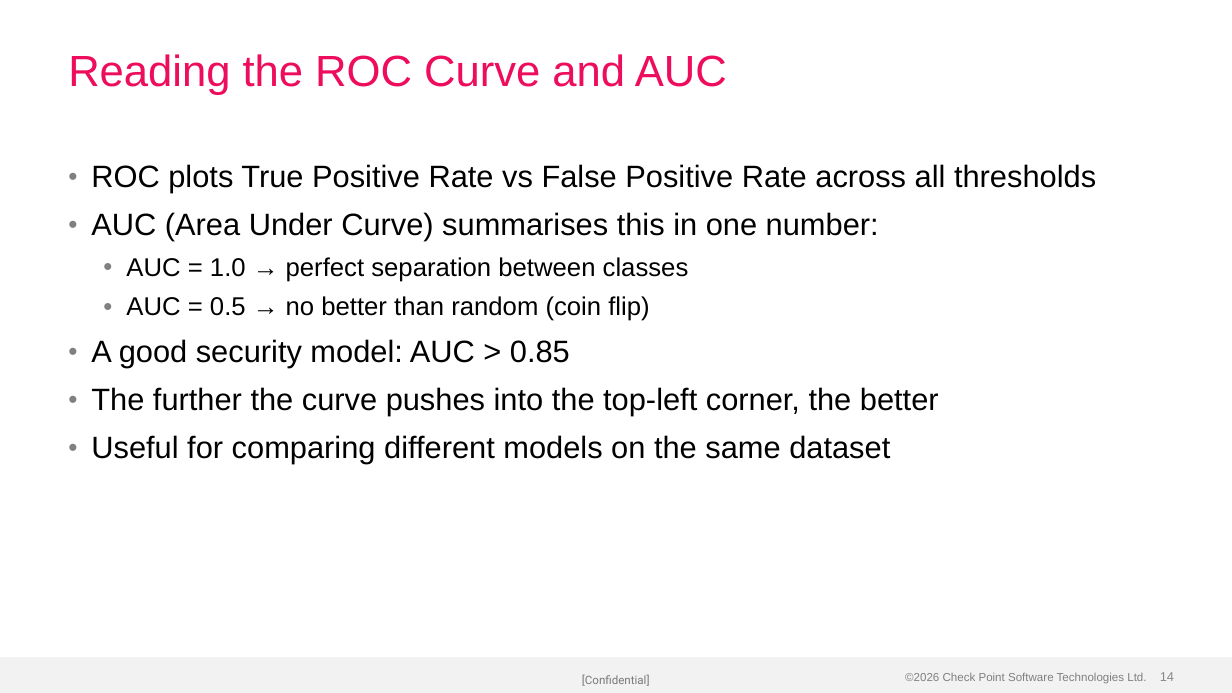
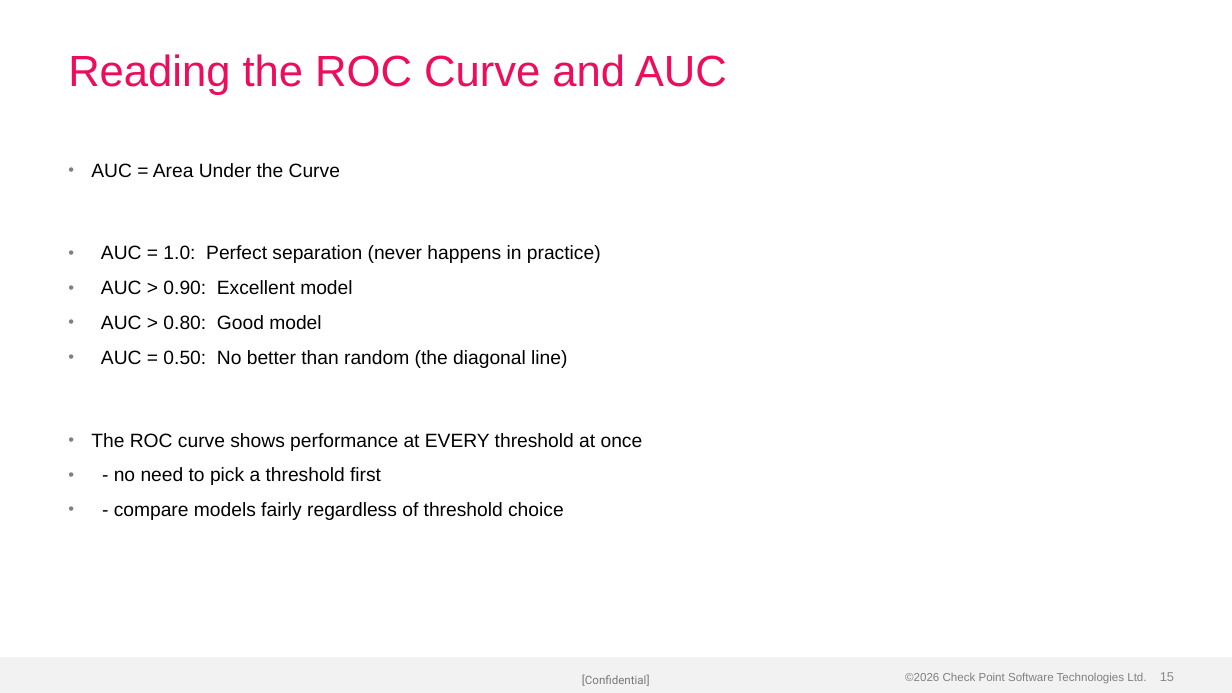
Before and after one commit to alshawwaf/ai-basic-training, a slide deck: slide 15 of stage1_classic_ml/05_model_evaluation/Lecture-5-Model-Evaluation.pptx (slide 14 before the commit). Drawn at 1232x693 pixels with LibreOffice and Linux fonts; fonts in the diff are those of the drawing; background and template pictures are left out. Boxes give left, top, right and bottom in pixels: in the first picture for what was removed or moved away, otherwise in the second. Text is boxed around its words. In the diff, an @@ line names an element or a change of style, - is before the commit and + after.

```diff
--- a/stage1_classic_ml/05_model_evaluation/Lecture-5-Model-Evaluation.pptx
+++ b/stage1_classic_ml/05_model_evaluation/Lecture-5-Model-Evaluation.pptx
@@ text at (x1=91, y1=163, x2=643, y2=520): text changed; size 24 to 15 pt @@
-• ROC plots True Positive Rate vs False Positive Rate across all thresholds
-• AUC (Area Under Curve) summarises this in one number:
-  • AUC = 1.0 → perfect separation between classes
-  • AUC = 0.5 → no better than random (coin flip)
-• A good security model: AUC > 0.85
-• The further the curve pushes into the top-left corner, the better
-• Useful for comparing different models on the same dataset
+• AUC = Area Under the Curve
+• AUC = 1.0: Perfect separation (never happens in practice)
+• AUC > 0.90: Excellent model
+• AUC > 0.80: Good model
+• AUC = 0.50: No better than random (the diagonal line)
+• The ROC curve shows performance at EVERY threshold at once
+• - no need to pick a threshold first
+• - compare models fairly regardless of threshold choice
@@ page number at (x1=1160, y1=672, x2=1174, y2=681): text changed @@
-14
+15
```
Also in this commit, not shown: 15 other slides changed, 6 slides added, 5 slides removed, 3 other files.
